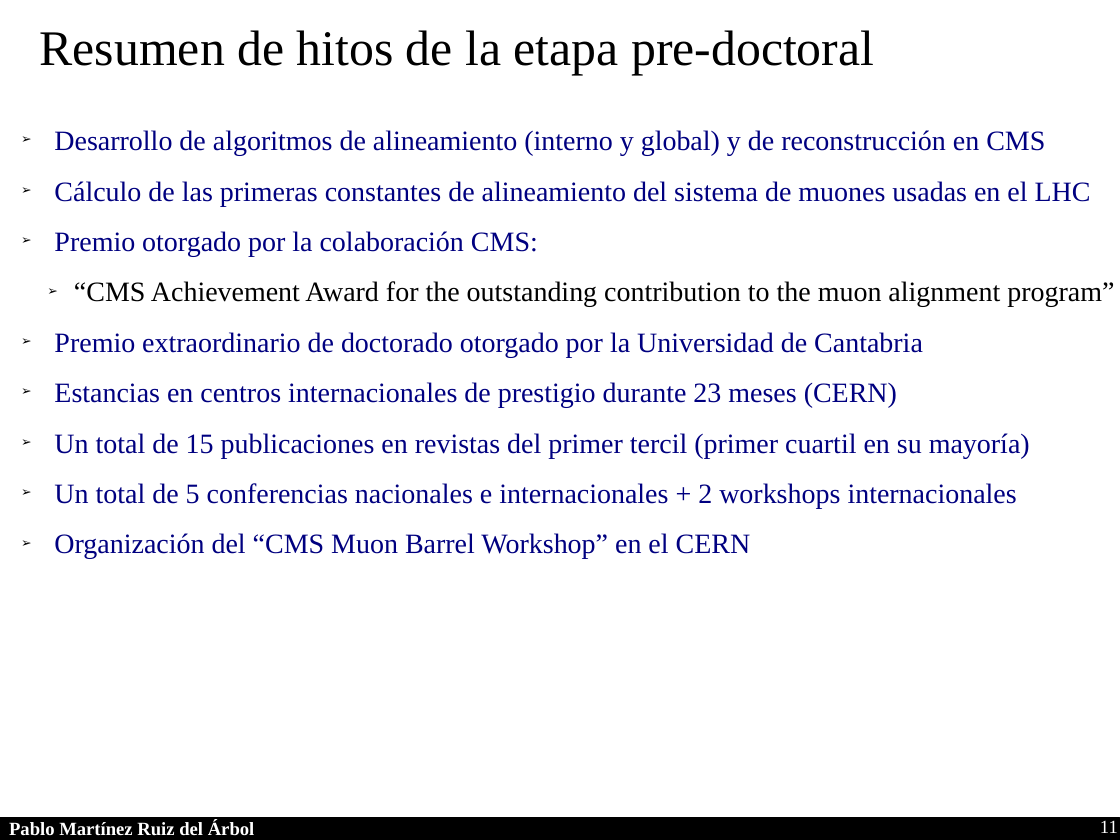
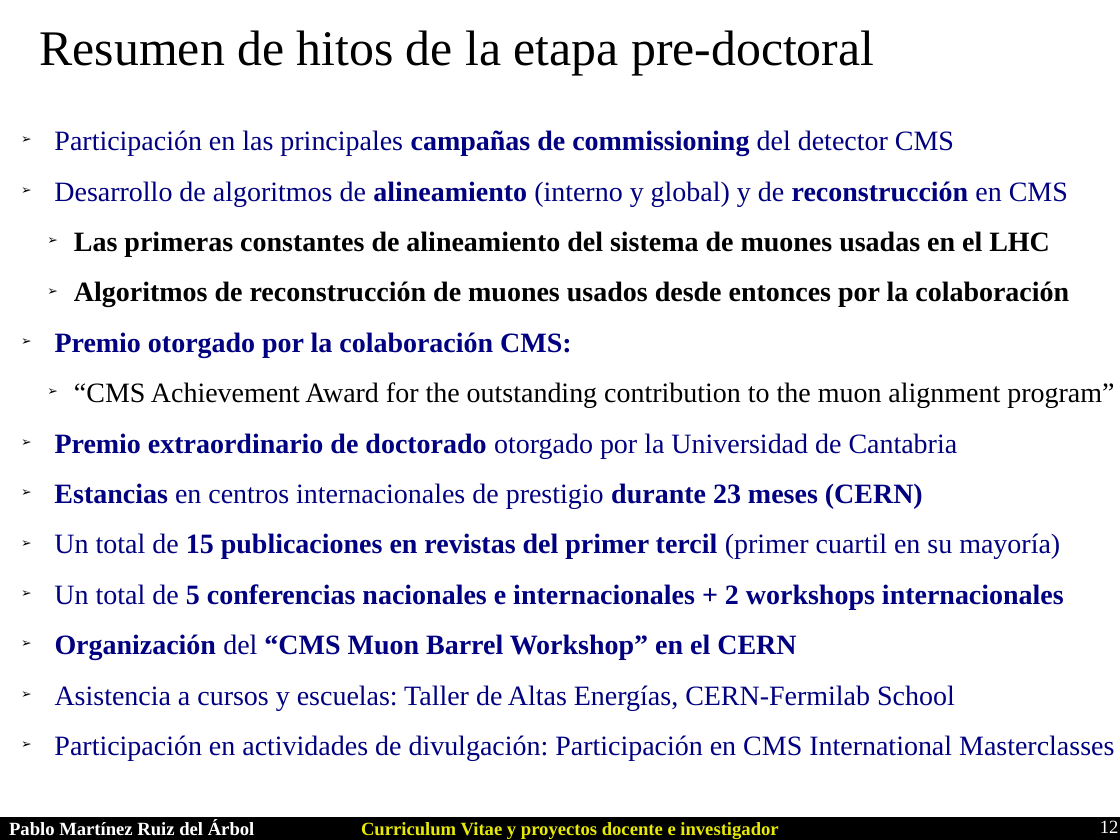
Before and after one commit to parbol/Plaza, a slide deck: slide 12 of Presentacion/Presentacion.odp (slide 11 before the commit). Drawn at 1120x840 pixels with LibreOffice and Linux fonts; fonts in the diff are those of the drawing. Boxes give left, top, right and bottom in pixels: in the first picture for what was removed or moved away, otherwise in the second. Text is boxed around its words. In the diff, an @@ line names an element or a change of style, - is before the commit and + after.

```diff
--- a/Presentacion/Presentacion.odp
+++ b/Presentacion/Presentacion.odp
@@ text at [54, 130, 954, 156]: paragraph added @@
+➢ Participación en las principales campañas de commissioning del detector CMS
@@ text at [54, 181, 1068, 660]: bold on in "alineamiento reconstrucción", "Premio otorgado por la colaboración CMS:", "Premio extraordinario de doctorado", "Estancias durante 23 meses (CERN)" and 3 more places @@
@@ text at [74, 231, 1069, 307]: text changed; text colour #000080 to #000000; bold on @@
-➢ Cálculo de las primeras constantes de alineamiento del sistema de muones usadas en el LHC
+  ➢ Las primeras constantes de alineamiento del sistema de muones usadas en el LHC
+  ➢ Algoritmos de reconstrucción de muones usados desde entonces por la colaboración
@@ text at [54, 685, 1114, 761]: paragraphs added @@
+➢ Asistencia a cursos y escuelas: Taller de Altas Energías, CERN-Fermilab School
+➢ Participación en actividades de divulgación: Participación en CMS International Masterclasses
@@ text added at [361, 822, 778, 839], 12 pt, text #E6E905, bold @@
+Curriculum Vitae y proyectos docente e investigador
@@ page number at [1100, 820, 1119, 833]: text changed @@
-11
+12
```
Also in this commit, not shown: 17 other slides changed, 3 slides added, 2 slides removed.
